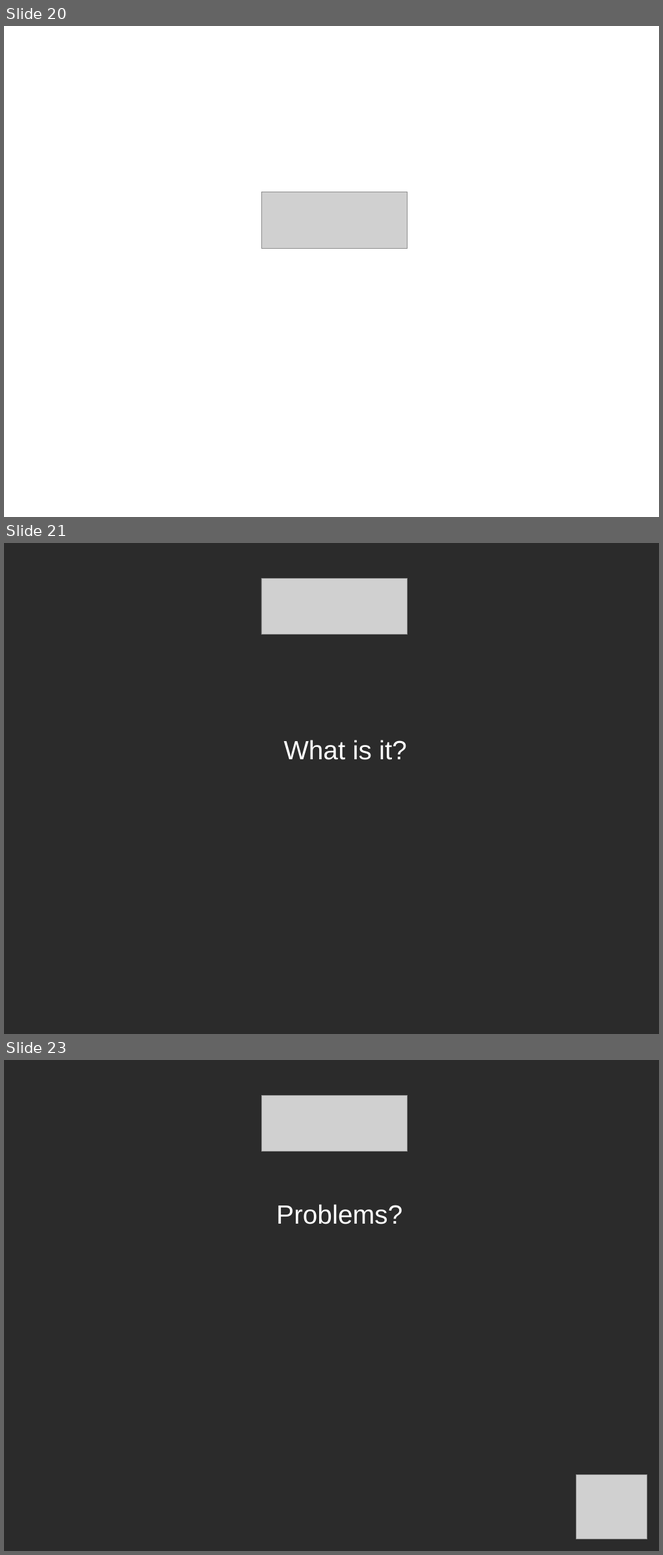
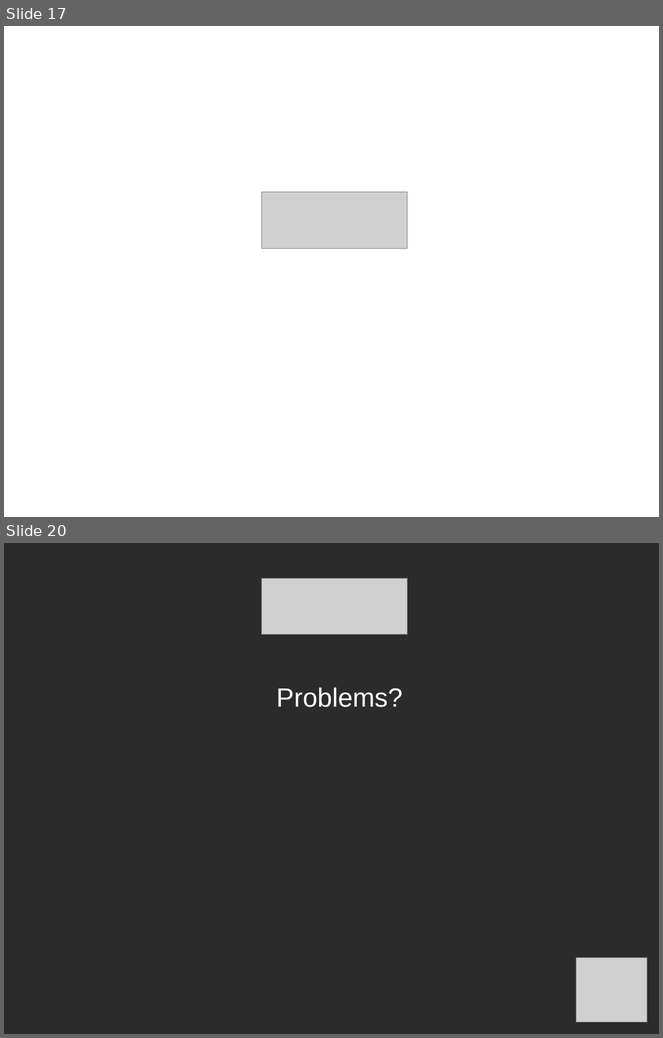
Before and after one commit to ruebot/SuperConference-2011---Cloud-computing, a slide deck: sc-2011-local-clouds.odp. Shown one above the other, each under a label of ours: slides 20, 21 and 23 before the commit, slides 17 and 20 after it; the slides between them are not shown. The pictures are 663x1555 and 663x1038 pixels, drawn with LibreOffice and Linux fonts; fonts in the diff are those of the drawing; grey boxes stand for pictures; background and template pictures are left out; a plain dark background stands for a picture behind light text. Boxes give left, top, right and bottom in pixels: in the first picture for what was removed or moved away, otherwise in the second. Text is boxed around its words. In the diff, an @@ line names an element or a change of style, - is before the commit and + after.

```diff
--- a/sc-2011-local-clouds.odp
+++ b/sc-2011-local-clouds.odp
@@ slide 21 removed at <box>4,543,659,1034</box>, background picture (left out) @@
@@ picture removed at <box>261,578,408,635</box> @@
@@ text removed at <box>284,740,407,760</box> @@
-What is it?
@@ what was slide 20 is now slide 17 @@
@@ what was slide 23 is now slide 20 @@
```
Also in this commit, not shown: 1 slide changed, 2 other slides removed, 1 other file.
